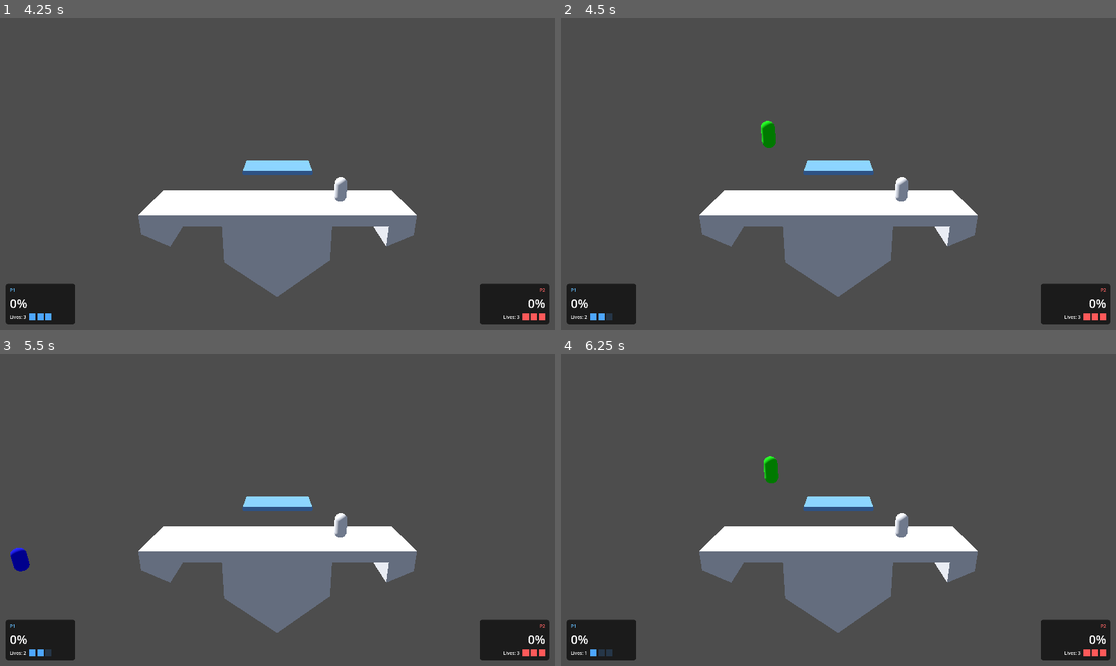
Above: before the commit, frames 1-4 (two rows, left to right).
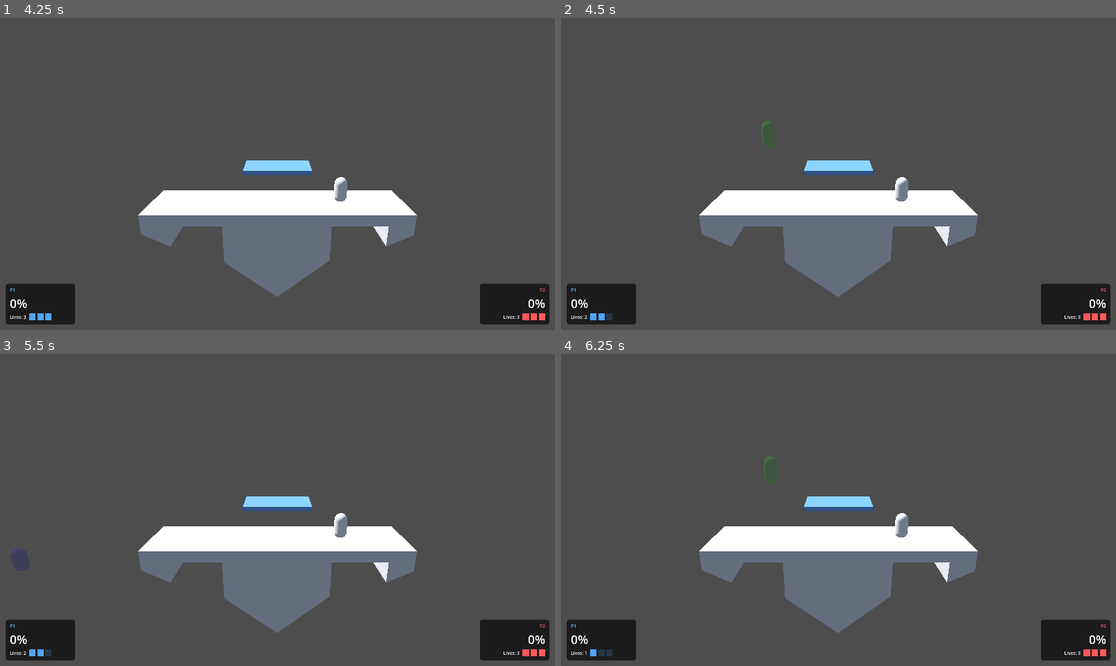
Above: after the commit, the same moments.

Repository: notBjorn/Supremely-Skilled-Battle-Mayhem
Game: Godot game, scene res://menus/main_menu.tscn
The game is run twice, just before and just after one commit, with the same random seed, the same clock (stepped at 60 frames per second) and the same inputs.
Inputs (mouse positions are in pixels of both pictures, inside the frame that each line leads up to):
- Up to frame 1 (4.25 s): click "Play" at 0.5 s; move the mouse to (399, 158) at 1.27 s; hold D (p1_move_right) 1.28-2.03 s; tap F (p1_attack) at 1.35 s; click (399, 158) at 1.42 s; tap W (p1_jump) at 1.52, 2.27, 3.77 s; tap Enter at 2 s; move the mouse to (166, 189) at 2.02 s; hold S (p1_down) 2.03-2.78 s; tap E (p1_dodge) at 2.1 s; move the mouse to (333, 105) at 2.77 s; hold D (p1_move_right) from 2.78 s (still down); tap Q (p1_shield) at 2.85 s; move the mouse to (249, 236) at 3.52 s; tap G (p1_special) at 3.6 s; click (249, 236) at 3.67 s
- Up to frame 2 (4.5 s): move the mouse to (1005, 220) at 4.27 s; release D (p1_move_right) at 4.28 s; hold A (p1_move_left) from 4.28 s (still down); tap F (p1_attack) at 4.35 s
- Up to frame 3 (5.5 s): keep holding A (p1_move_left); tap W (p1_jump) at 4.52, 5.27 s; move the mouse to (111, 463) at 5.02 s; tap E (p1_dodge) at 5.1 s
- Up to frame 4 (6.25 s): move the mouse to (866, 510) at 5.77 s; release A (p1_move_left) at 5.78 s; hold S (p1_down) from 5.78 s (still down); tap Q (p1_shield) at 5.85 s; click (866, 510) at 5.92 s

Frame 1 is identical in both runs. In frame 2, 0.2% of the frame differs, in the area x 36-39%, y 32-42%; in frame 3, 0.2%, in the area x 1-6%, y 62-70%; in frame 4, 0.2%.

Commit message:
Add invincibility frames on respawn and shield damage blocking

Diff:
--- a/gameplay/fighters/fighter_controller.gd
+++ b/gameplay/fighters/fighter_controller.gd
@@ -65,6 +65,7 @@
 @export var special_base_knockback := 9.0
 @export var special_knockback_scale := 0.14
 @export var damage_stun_duration := 0.28
+@export var invincibility_duration := 2.0
 
 var state := STATE_IDLE
 var damage_percent := 0.0
@@ -82,6 +83,7 @@
 var last_started_action := ""
 var jumps_used := 0
 var drop_through_remaining := 0.0
+var invincibility_remaining := 0.0
 
 var mesh_instance: MeshInstance3D
 var state_material: StandardMaterial3D
@@ -95,6 +97,7 @@
 		spawn_position = global_position
 	mesh_instance = get_node_or_null("MeshInstance3D") as MeshInstance3D
 	state_material = StandardMaterial3D.new()
+	state_material.transparency = BaseMaterial3D.TRANSPARENCY_ALPHA
 	if mesh_instance:
 		mesh_instance.material_override = state_material
 	_ensure_hitbox()
@@ -109,6 +112,7 @@
 		_respawn()
 		if not is_inside_tree():
 			return
+	_tick_invincibility(delta)
 	_check_drop_through_input()
 	_tick_drop_through(delta)
 	_update_collision_mask()
@@ -135,6 +139,8 @@
 	return damage_percent
 
 func take_damage(amount: float, knockback: Vector3) -> void:
+	if state == STATE_SHIELD or invincibility_remaining > 0.0:
+		return
 	damage_percent += amount
 	velocity = knockback / maxf(weight, 0.1)
 	queued_action = ""
@@ -304,6 +310,17 @@
 	if _pressed_once(down_action) and is_on_floor():
 		drop_through_remaining = drop_through_duration
 
+func _tick_invincibility(delta: float) -> void:
+	if invincibility_remaining <= 0.0:
+		return
+	invincibility_remaining = maxf(invincibility_remaining - delta, 0.0)
+	if state_material:
+		# Blink every 0.1s by toggling alpha based on time remaining
+		var blink_on := int(invincibility_remaining * 10.0) % 2 == 0
+		state_material.albedo_color.a = 1.0 if blink_on else 0.2
+		if invincibility_remaining == 0.0:
+			state_material.albedo_color.a = 1.0
+
 func _tick_drop_through(delta: float) -> void:
 	if drop_through_remaining > 0.0:
 		drop_through_remaining = maxf(drop_through_remaining - delta, 0.0)
@@ -399,7 +416,9 @@
 func _set_state(next_state: String) -> void:
 	state = next_state
 	if state_material:
-		state_material.albedo_color = STATE_COLORS.get(state, Color.WHITE)
+		var color: Color = STATE_COLORS.get(state, Color.WHITE)
+		color.a = state_material.albedo_color.a
+		state_material.albedo_color = color
 
 func _is_out_of_bounds() -> bool:
 	return global_position.y < lower_death_y or global_position.y > upper_death_y or absf(global_position.z) > bounds_z
@@ -418,6 +437,7 @@
 	queued_action = ""
 	jumps_used = 0
 	drop_through_remaining = 0.0
+	invincibility_remaining = invincibility_duration
 	_disable_hitbox()
 	_set_state(STATE_IDLE)
 	respawned.emit(_player_index())
Not shown, changed: gameplay/stages/proto_stage/ProtoStageSSBM.glb.import
Not shown, changed: gameplay/stages/proto_stage/RustStage.png.import
